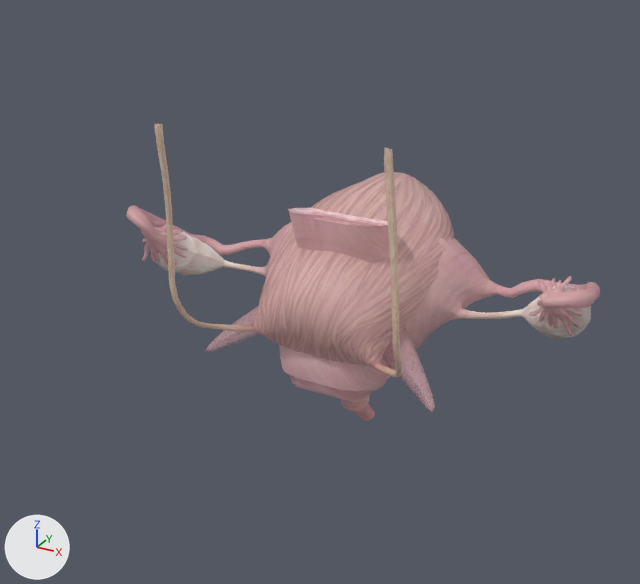
Before and after pictures for a commit that changed the FBX model Assets/Assets/female_urinary_system.fbx.
Camera for both pictures: a 50 mm lens placed at (0.505, -0.815, 0.434), pointed at (0.024, 0.061, -0.004). The axes (+X, +Y, +Z) are drawn at lower left. The lights are the same throughout. The picture after the commit comes second.

In view in the first picture: 'Bladder__body__L_half_Female_300019', 'Bladder__body__R_half_Female_300024', 'Detrusor_muscle__L_half_Female_300540', 'Detrusor_muscle__R_half_Female_300541', 'Fallopian_tube__oviduct__uterine_tubes__salpinx___L_Fem_6a120f4', 'Fallopian_tube__oviduct__uterine_tubes__salpinx___R_Fem_e0de107', 'Fimbriae__R_Female_001457', 'Ureter__L_Female_001582', 'Ureter__R_Female_001575', 'Uterus__body__L_half_Female_001462', 'Uterus__body__R_half_Female_300033', 'Vagina_Female_001467' and 14 more.
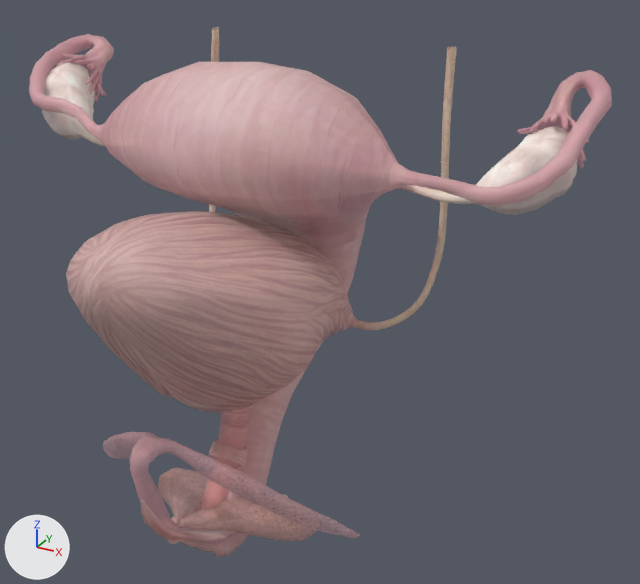
Not drawn themselves, but carrying or shaping drawn objects: ob_levresroot, ob_uterusroot, ob_vessierootf, ob_vaginaroot, ob_clitorisroot.

What differs and where, as boxes [x1, y1, x2, y2] in the pictures (640 x 584 px):
'Bladder__body__L_half_Female_300019', moved, turned: before [251, 172, 398, 358]; after [98, 212, 357, 413]
'Uterus__fundus__L_half_Female_001463', moved, turned (not visible before): after [188, 62, 395, 200]
'Bladder__body__R_half_Female_300024', moved, turned: before [308, 173, 454, 369]; after [66, 211, 263, 404]
'Uterus__fundus__R_half_Female_300031', moved, turned: before [436, 228, 490, 280]; after [101, 62, 242, 194]
'Vagina_Female_001467', moved, turned: before [288, 208, 390, 377]; after [224, 234, 364, 510]
'Detrusor_muscle__L_half_Female_300540', moved, turned: before [257, 178, 383, 352]; after [145, 216, 350, 406]
'Fallopian_tube__oviduct__uterine_tubes__salpinx___L_Fem_6a120f4', moved, turned: before [126, 205, 266, 256]; after [403, 70, 612, 206]
'Uterus__body__R_half_Female_300033', moved, turned (mostly hidden afterwards): before [317, 231, 488, 393]; after [119, 161, 281, 234]
'Uterus__body__L_half_Female_001462', moved, turned: before [263, 222, 317, 383]; after [203, 62, 398, 245]
'Fallopian_tube__oviduct__uterine_tubes__salpinx___R_Fem_e0de107', moved, turned: before [496, 279, 600, 313]; after [29, 34, 114, 137]
'Ureter__L_Female_001582', moved, turned: before [154, 124, 256, 332]; after [352, 46, 457, 331]
'Ovary__anterior_half__L_Female_020388', moved, turned: before [162, 230, 225, 263]; after [476, 126, 578, 209]
'Detrusor_muscle__R_half_Female_300541', moved, turned (mostly hidden afterwards): before [310, 179, 450, 361]; after [71, 216, 275, 401]
'Ovary__anterior_half__R_Female_020390', moved, turned: before [522, 286, 591, 318]; after [42, 62, 90, 136]
'Ureter__R_Female_001575', moved, turned: before [375, 148, 403, 377]; after [209, 27, 219, 212]
'Fimbriae__R_Female_001457', moved, turned: before [529, 276, 583, 337]; after [56, 52, 106, 102]
'Labia_minora_Female_001449', moved, turned (not visible before): after [167, 495, 270, 551]
'Ovary__posterior_half__L_Female_020389', moved, turned: before [154, 246, 225, 276]; after [474, 178, 574, 215]
'Ovary__posterior_half__R_Female_020391', moved, turned: before [521, 305, 591, 339]; after [59, 82, 95, 139]
'Fimbriae__L_Female_001458', moved, turned: before [142, 225, 188, 265]; after [517, 109, 589, 169]
'Urethra_Female_001567', moved, turned (mostly hidden before): before [359, 406, 371, 419]; after [202, 397, 256, 517]
'Vestibular_bulb__clitoral_bulb___L_Female_302548', moved, turned (not visible before): after [179, 495, 320, 541]
'External_urethral_sphincter_Female_300543', moved, turned: before [341, 394, 370, 412]; after [209, 441, 247, 468]
'Ovarian_ligament__utero_ovarian_ligament__proper_ovaria_e4c70f5', moved, turned: before [223, 260, 264, 276]; after [397, 185, 474, 204]
'Prepuce__hood__Female_001450', moved, turned (not visible before): after [141, 499, 209, 544]
'Ovarian_ligament__utero_ovarian_ligament__proper_ovaria_b6560ef', moved, turned: before [458, 309, 523, 319]; after [79, 129, 105, 146]
'Vestibular_bulb__clitoral_bulb___R_Female_302549', moved, turned (mostly hidden before): before [374, 306, 406, 336]; after [158, 468, 225, 524]
'Clitoral_shaft_Female_302542', moved, turned (not visible before): after [130, 439, 182, 540]
'Uterus__cervix__neck___R_half_Female_001465', moved, turned (not visible afterwards): before [320, 384, 373, 402]
'Uterus__cornu__L_Female_001460', moved, turned: before [262, 238, 271, 252]; after [388, 162, 408, 190]
'Uterus__cervix__neck___L_half_Female_001464', moved, turned (not visible afterwards): before [290, 376, 322, 394]
'Uterus__cornu__R_Female_001461', moved, turned: before [486, 280, 497, 297]; after [96, 123, 105, 142]
'Clitoral_crus__L_Female_302543', moved, turned: before [210, 306, 259, 344]; after [160, 446, 355, 536]
'Clitoral_crus__R_Female_302544', moved, turned: before [403, 333, 435, 404]; after [104, 432, 147, 453]
'Greater_vestibular_gland__Bartholin_s_gland___L_female__302655', moved, turned (not visible before): after [260, 494, 288, 504]
'Corpus_cavernosum__L_Female_302546', moved, turned (not visible before): after [160, 439, 187, 463]
'Clitoral_glans_Female_302547', moved, turned (not visible before): after [168, 526, 184, 541]
'Bladder__neck_Female_300028', moved, turned (not visible before): after [227, 385, 269, 408]
'Corpus_cavernosum__R_Female_302545', moved, turned (not visible before): after [146, 435, 160, 449]
'Internal_urethral_sphincter_Female_300542', moved, turned (not visible before): after [242, 392, 258, 398]

Diff of the bpy script that builds the scene:
```diff
--- a/Assets/Assets/female_urinary_system.fbx.py
+++ b/Assets/Assets/female_urinary_system.fbx.py
@@ ob_vaginaroot @@
 ob_vaginaroot = bpy.data.objects.new('VaginaRoot', None)
-ob_vaginaroot.location = (0.0, 0.2, -0.05)
+ob_vaginaroot.location = (0.0, 0.025, -0.025)
+ob_vaginaroot.rotation_euler = (0.0, 0.0, -3.142)  # degrees (0, 0, -180)
@@ ob_vessierootf @@
 ob_vessierootf = bpy.data.objects.new('VessieRootF', None)
-ob_vessierootf.location = (0.0, 0.2, -0.05)
+ob_vessierootf.location = (0.0, -0.1, 0.05)
+ob_vessierootf.rotation_euler = (0.0, 0.0, -3.142)  # degrees (0, 0, -180)
@@ ob_levresroot @@
 ob_levresroot = bpy.data.objects.new('LevresRoot', None)
-ob_levresroot.location = (0.0, 0.2, -0.05)
+ob_levresroot.location = (0.0, -0.16, -0.21)
+ob_levresroot.rotation_euler = (0.0, 0.0, -3.142)  # degrees (0, 0, -180)
@@ ob_uterusroot @@
 ob_uterusroot = bpy.data.objects.new('UterusRoot', None)
-ob_uterusroot.location = (0.0, 0.2, -0.05)
+ob_uterusroot.location = (0.0, 0.0, 0.2)
+ob_uterusroot.rotation_euler = (0.0, 0.0, -3.142)  # degrees (0, 0, -180)
@@ ob_clitorisroot @@
 ob_clitorisroot = bpy.data.objects.new('ClitorisRoot', None)
-ob_clitorisroot.location = (0.0, 0.2, -0.05)
+ob_clitorisroot.location = (0.0, -0.24, -0.08)
+ob_clitorisroot.rotation_euler = (0.0, 0.0, -3.142)  # degrees (0, 0, -180)
```
